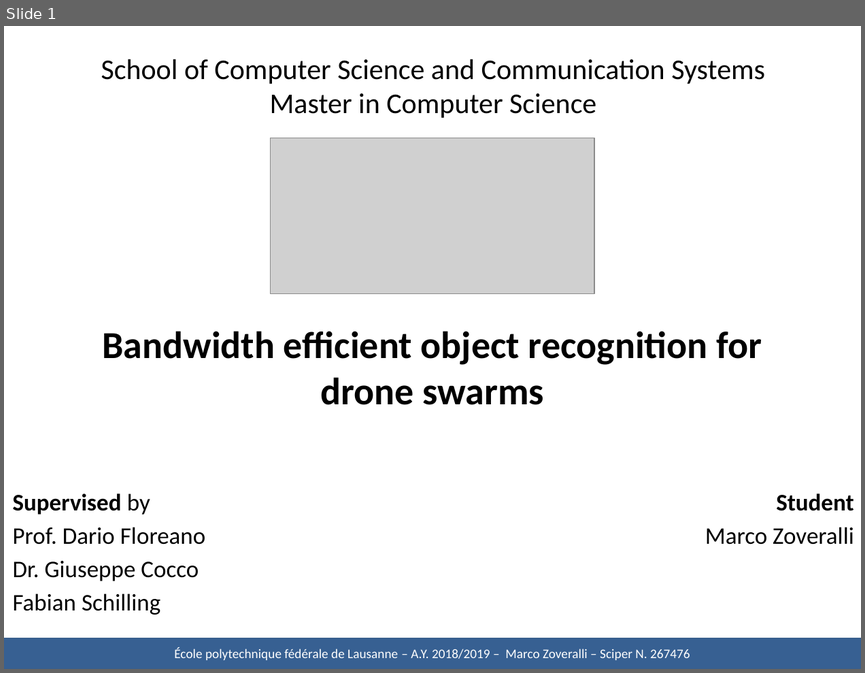
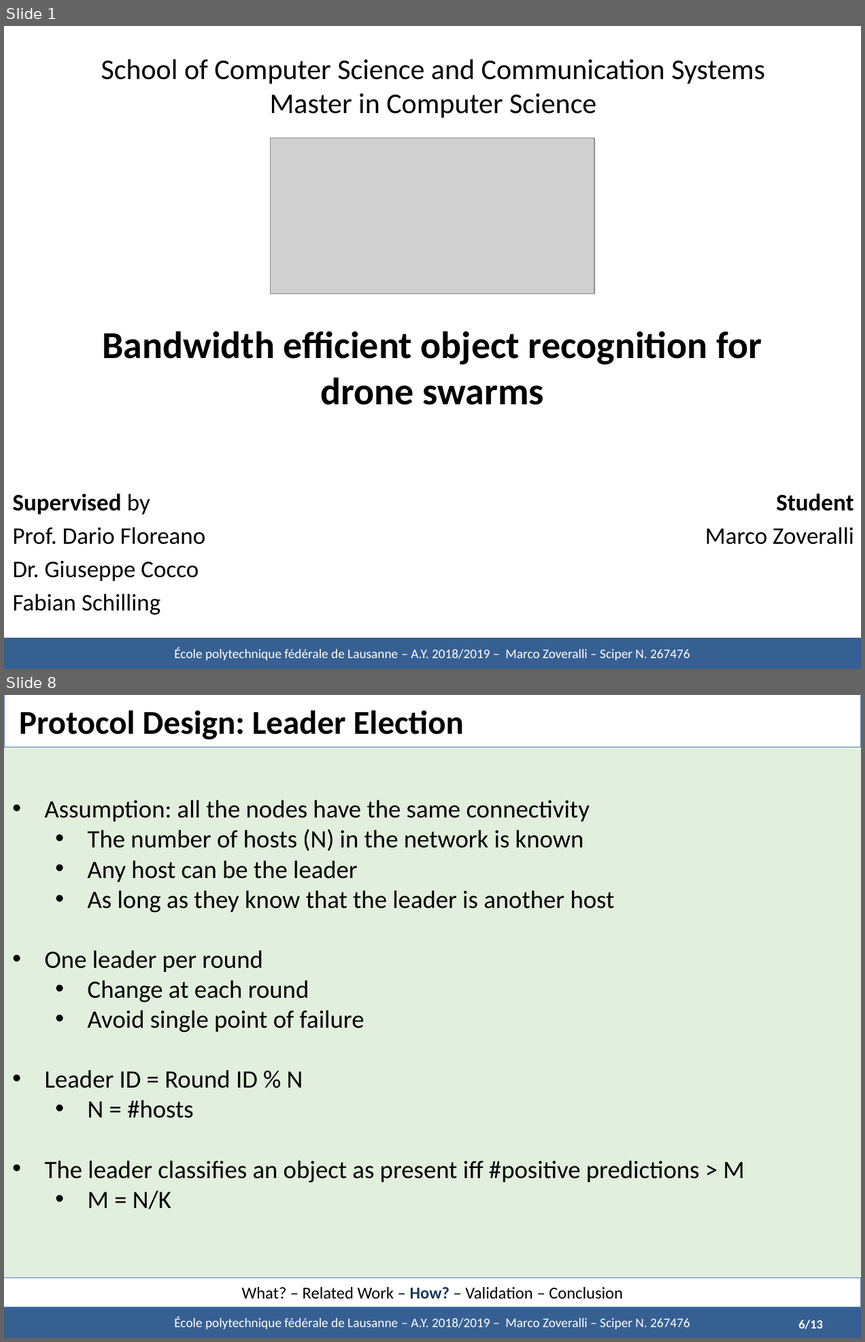
Before and after one commit to marcozov/semester_report, a slide deck: midterm presentation - UPDATED/Defence - Zoveralli.pptx. Shown one above the other, each under a label of ours: slide 1 before the commit, slides 1 and 8 after it; the slides between them are not shown. The pictures are 865x673 and 865x1342 pixels, drawn with LibreOffice and Linux fonts; fonts in the diff are those of the drawing; grey boxes stand for pictures. Boxes give left, top, right and bottom in pixels: in the first picture for what was removed or moved away, otherwise in the second. Text is boxed around its words. In the diff, an @@ line names an element or a change of style, - is before the commit and + after.

```diff
--- a/midterm presentation - UPDATED/Defence - Zoveralli.pptx
+++ b/midterm presentation - UPDATED/Defence - Zoveralli.pptx
@@ slide 8 added at bbox=[4, 695, 861, 1338], background #E3EFDE @@
@@ title added at bbox=[4, 695, 861, 747], fill #FFFFFF, outline #4F81BD 0.75 pt, 28 pt, text #000000, bold @@
+Protocol Design: Leader Election
@@ text added at bbox=[45, 800, 744, 1209], 21 pt, text #000000 @@
+• Assumption: all the nodes have the same connectivity
+  • The number of hosts (N) in the network is known
+  • Any host can be the leader
+  • As long as they know that the leader is another host
+• One leader per round
+  • Change at each round
+  • Avoid single point of failure
+• Leader ID = Round ID % N
+  • N = #hosts
+• The leader classifies an object as present iff #positive predictions > M
+  • M = N/K
@@ rectangle added at bbox=[4, 1278, 861, 1307], fill #FFFFFF, outline #4F81BD 0.75 pt, 14 pt, text #000000 @@
+What? – Related Work – How? – Validation – Conclusion
@@ rectangle added at bbox=[4, 1307, 861, 1338], fill #376092, outline #3A5F8C 0 pt, 11 pt, text #FFFFFF @@
+École polytechnique fédérale de Lausanne – A.Y. 2018/2019 – Marco Zoveralli – Sciper N. 267476
@@ text added at bbox=[797, 1319, 820, 1329], 10 pt, text #FFFFFF, bold @@
+1/11
@@ text added at bbox=[798, 1319, 823, 1329], 10.5 pt, text #FFFFFF, bold @@
+6/13
```
Also in this commit, not shown: 11 slides changed, 5 other slides added, 2 slides removed, 23 other files.
